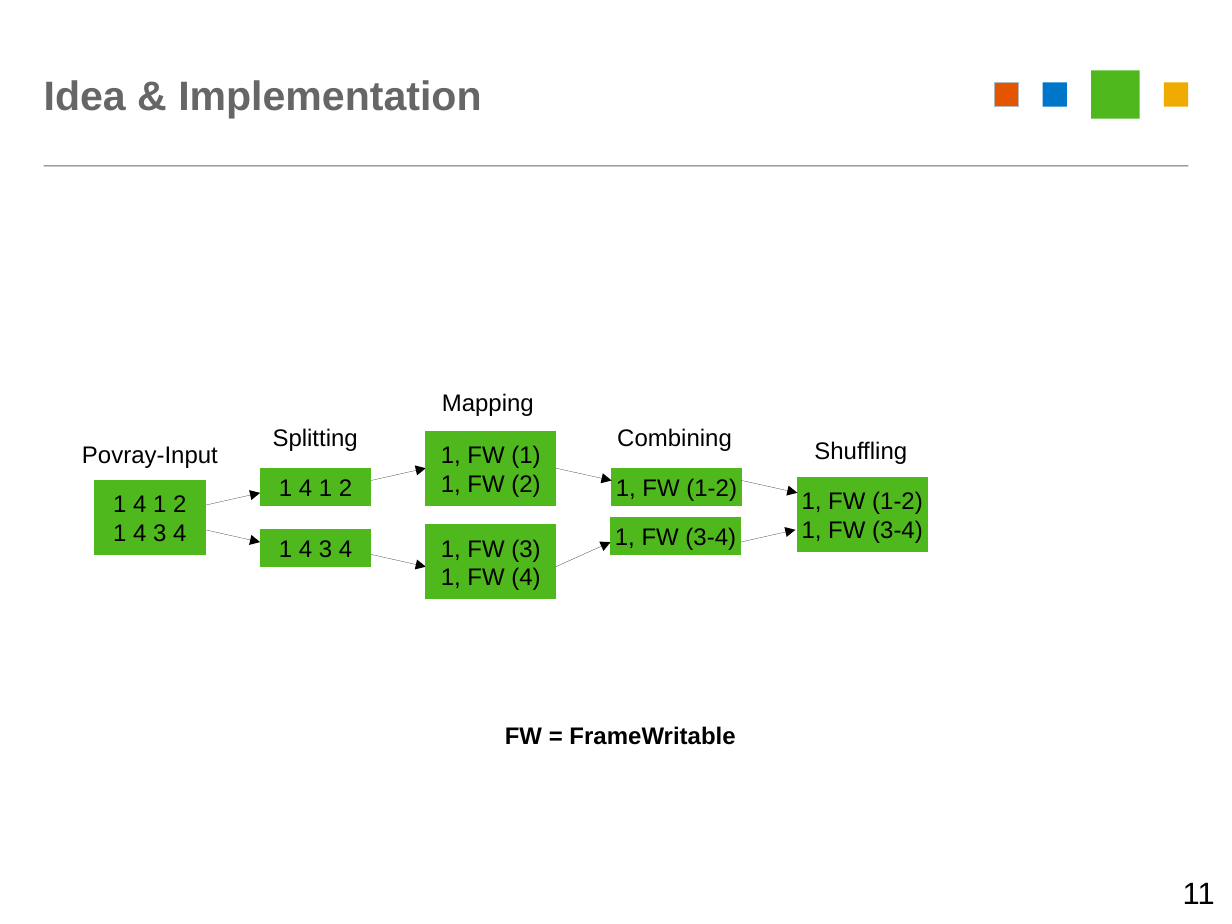
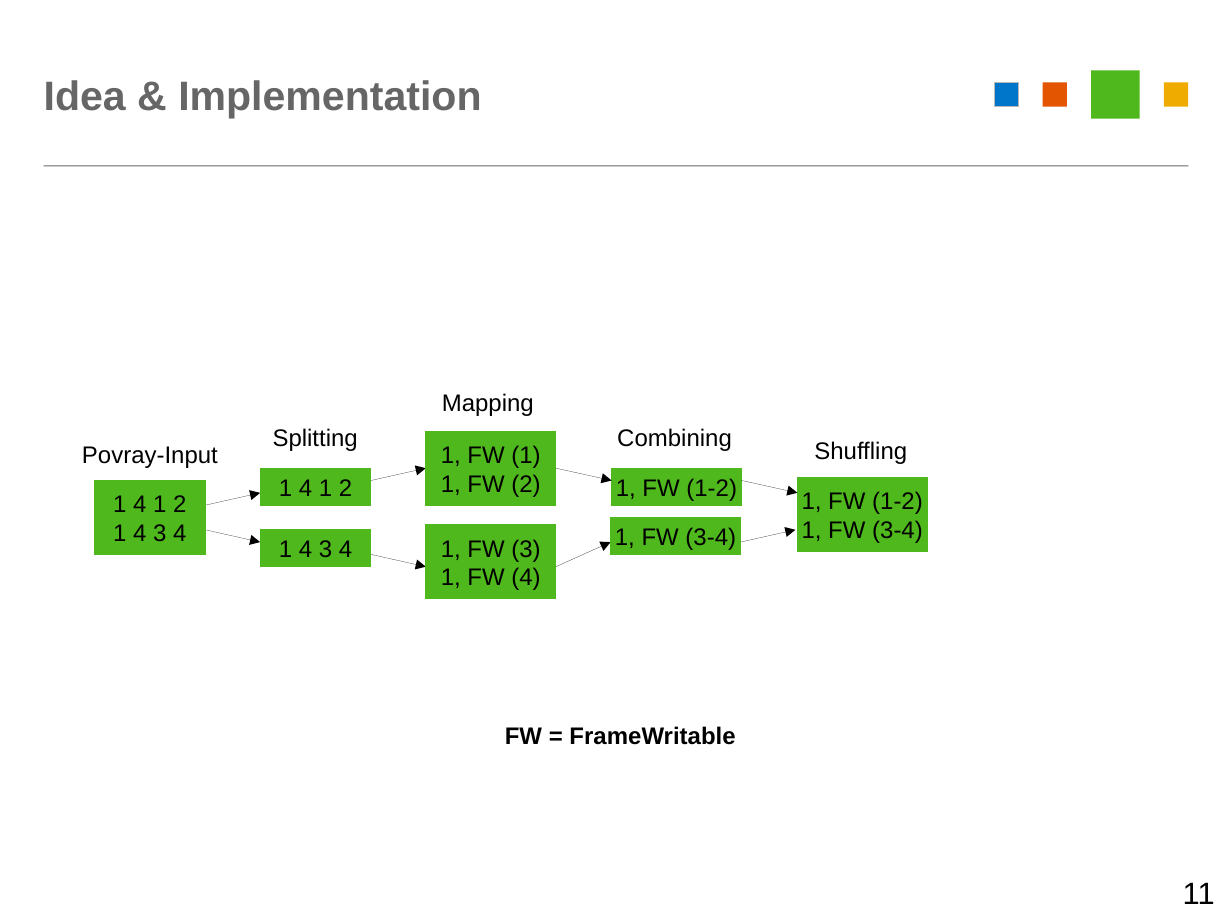
Before and after one commit to YarnSeemannsgarn/University_Innsbruck-Advanced_Distributed_and_Parallel_Systems-Homework_8, a slide deck: slide 12 of docs/presentation/map-reduce-povray.odp (slide 11 before the commit). Drawn at 1232x924 pixels with LibreOffice and Linux fonts; fonts in the diff are those of the drawing. Boxes give left, top, right and bottom in pixels: in the first picture for what was removed or moved away, otherwise in the second. Text is boxed around its words. In the diff, an @@ line names an element or a change of style, - is before the commit and + after.

```diff
--- a/docs/presentation/map-reduce-povray.odp
+++ b/docs/presentation/map-reduce-povray.odp
@@ rectangle at bbox=[994, 83, 1019, 107]: fill #E35500 to #0076CB @@
@@ rectangle at bbox=[1042, 83, 1067, 107]: fill #0076CB to #E35500 @@
```
Also in this commit, not shown: 6 other slides changed, 1 slide added, 1 other file.
